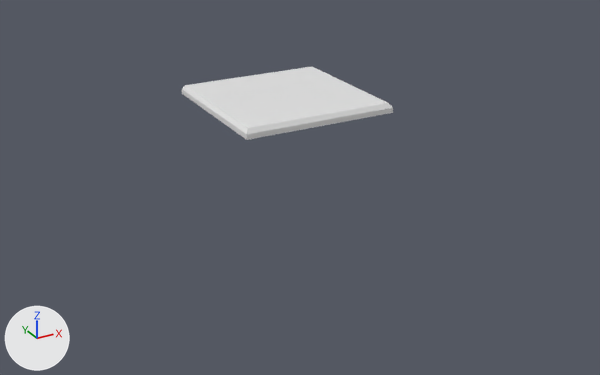
Two versions of the glTF model tiles/assets/Tiles.glb, one commit apart.
One viewpoint serves both versions: a 50 mm lens placed at (-4.74, -9.06, 3.17), pointed at (-0.24, -0.87, -0.93). Lighting does not change. The marker at lower left points along +X, +Y and +Z.

In view in the first picture: 'BasicFloorTile'.
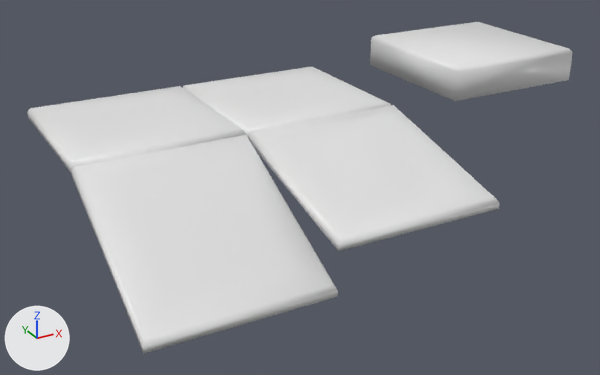
Commit message: Added ramp tiles

The edits, one by one:
Mesh me_floortile_005 is new.
It has 24 vertices, 44 faces and spans x -1.0..1.0, y -1.0..1.0, z -0.13..0.01.
It uses material mat_material (white #e7e7e7).
Mesh me_floortile_004 is new.
It has 24 vertices, 44 faces and spans x -1.0..1.0, y -1.0..1.0, z -1.12..-0.05.
It uses material mat_material (white #e7e7e7).
Mesh me_floortile_001 is new.
It has 24 vertices, 44 faces and spans x -1.0..1.0, y -1.0..1.0, z -0.62..-0.01.
It uses material mat_material (white #e7e7e7).
Mesh me_cube_001 is new.
It has 16 vertices, 28 faces and spans x -1.0..1.0, y -1.0..1.0, z -0.13..0.31.
It uses material mat_material (white #e7e7e7).
Object 'FloorTile.002' (ob_floortile_002) is new; it shows me_floortile_005.
Its location is (-2.0, 0.0, 0.0).
Object 'SteepRampTile' (ob_steepramptile) is new; it shows me_floortile_004.
Its location is (-1.995, -2.013, 0.0).
Object 'RampTile' (ob_ramptile) is new; it shows me_floortile_001.
Its location is (0.005, -2.013, 0.0).
Object 'WallTile' (ob_walltile) is new; it shows me_cube_001.
Its location is (2.973, 0.0, 0.0).

Boxes [x1, y1, x2, y2] around the edits, measured in the pictures (600 x 375 px):
'SteepRampTile', added
    after: [71, 135, 338, 354]
'RampTile', added
    after: [248, 105, 499, 251]
'WallTile', added
    after: [370, 22, 573, 101]
'FloorTile.002', added
    after: [27, 86, 247, 173]
